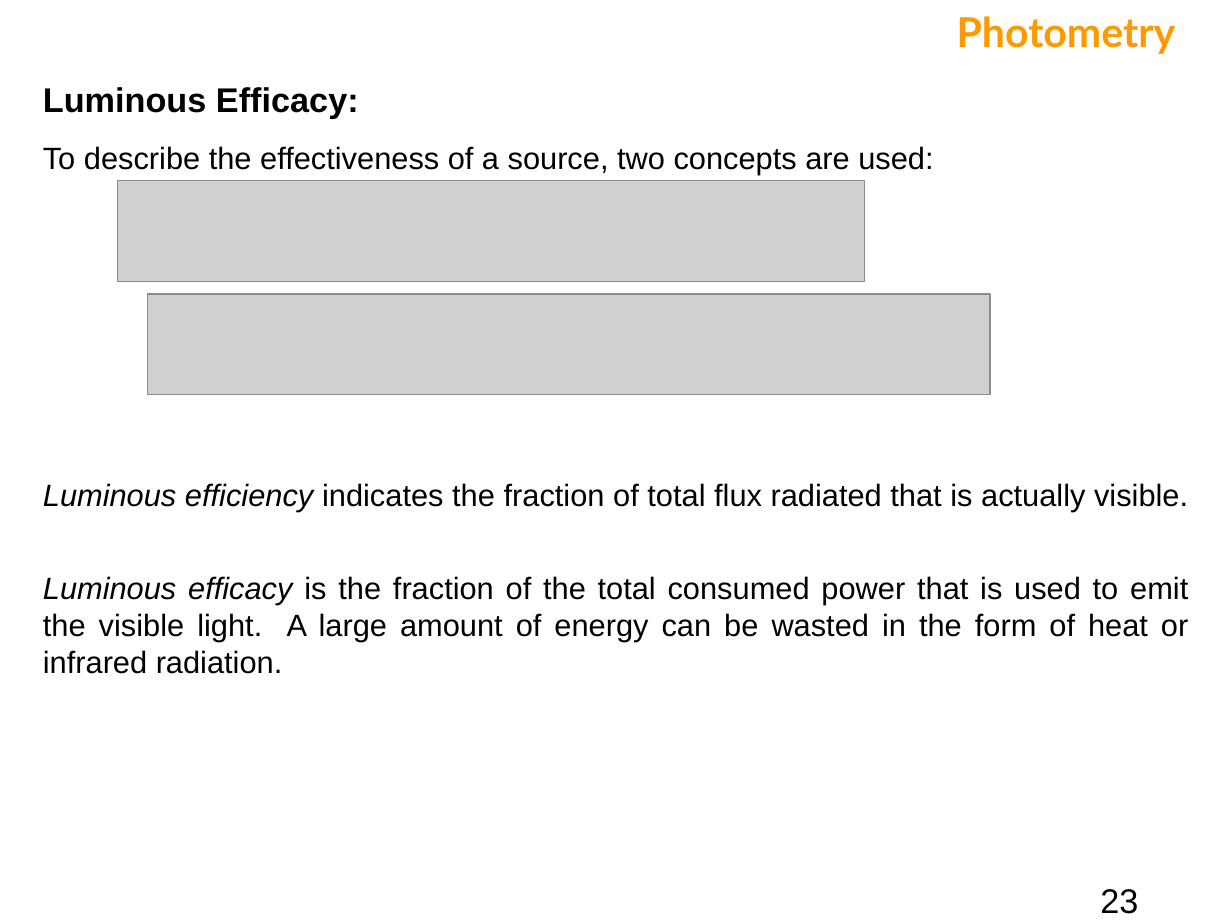
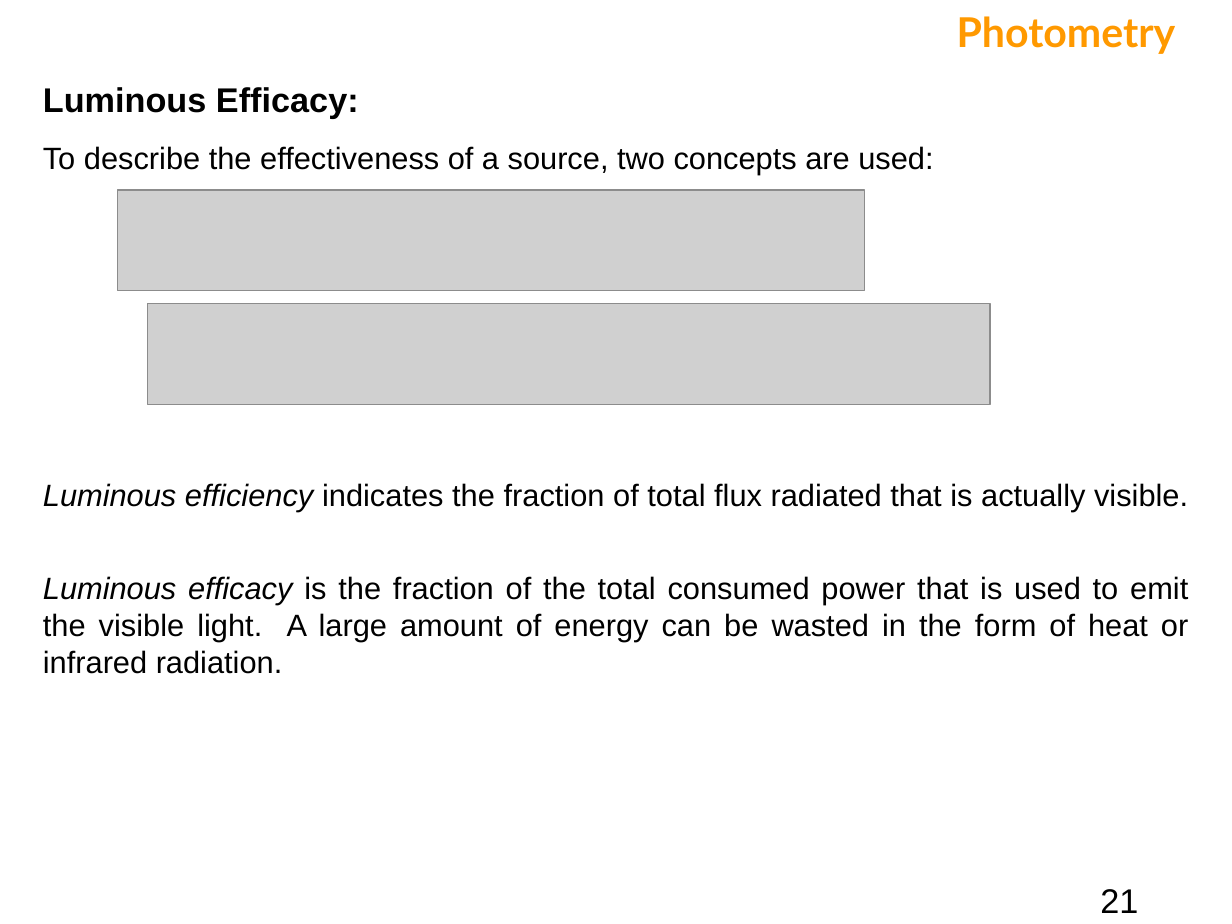
Before and after one commit to bagustris/TeknikOptik, a slide deck: slide 21 of slide/Fotometri.ppt (slide 23 before the commit). Drawn at 1232x924 pixels with LibreOffice and Linux fonts; fonts in the diff are those of the drawing; grey boxes stand for pictures. Boxes give left, top, right and bottom in pixels: in the first picture for what was removed or moved away, otherwise in the second. Text is boxed around its words. In the diff, an @@ line names an element or a change of style, - is before the commit and + after.

```diff
--- a/slide/Fotometri.ppt
+++ b/slide/Fotometri.ppt
@@ picture: place and size @@
-picture at (117, 180, 864, 281)
+picture at (117, 190, 864, 291)
@@ picture: place and size @@
-picture at (148, 294, 991, 395)
+picture at (148, 303, 991, 404)
@@ page number at (1100, 889, 1138, 913): text changed @@
-23
+21
```
Also in this commit, not shown: 11 other slides changed, 2 slides added, 3 slides removed, 3 other files.
